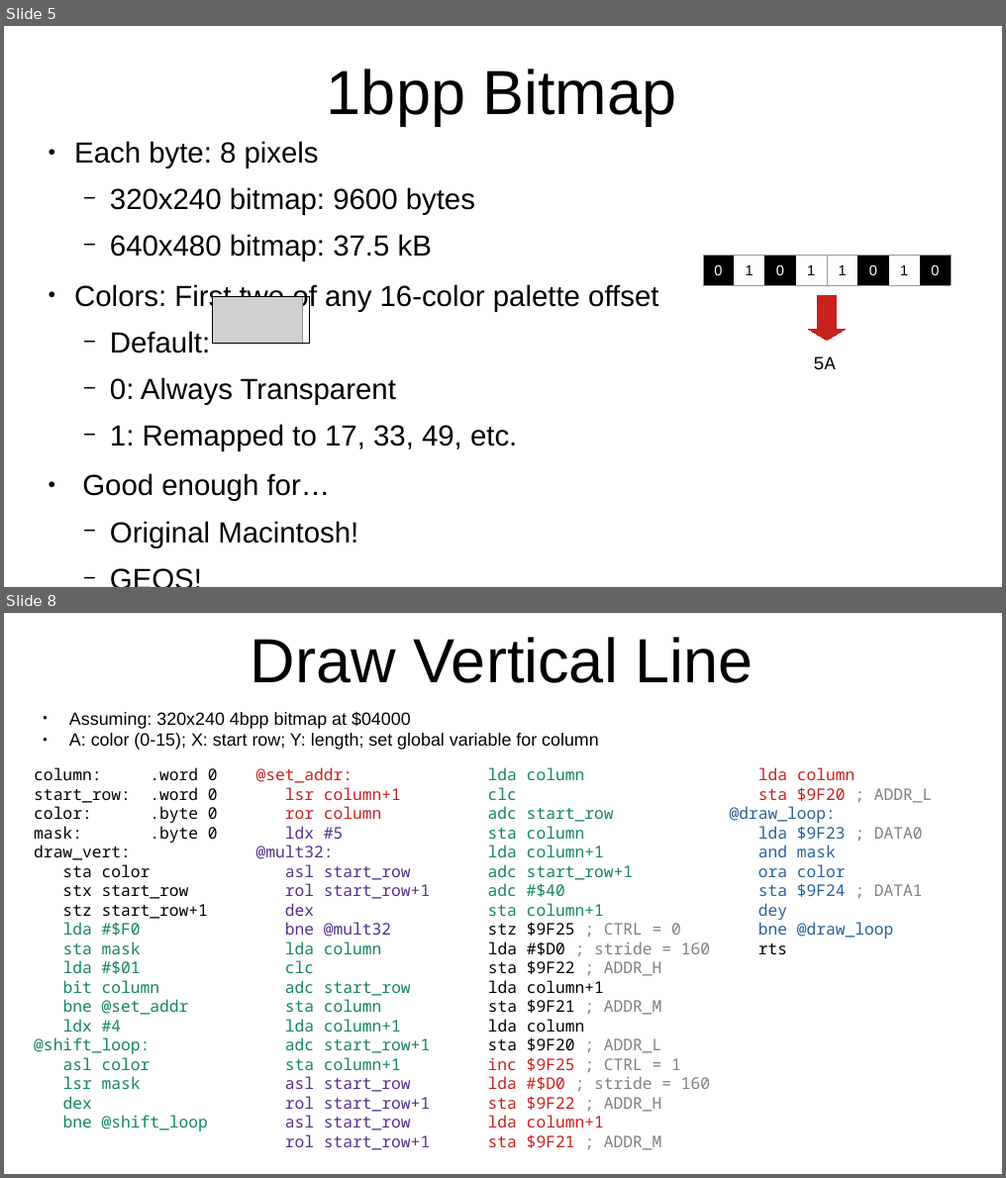
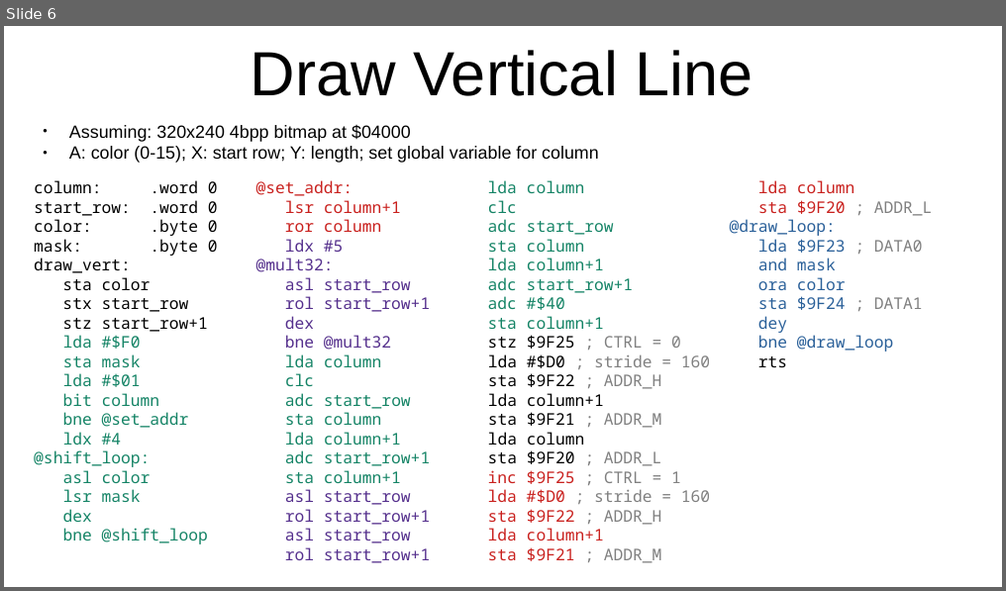
Before and after one commit to SlithyMatt/x16-assembly-tutorial, a slide deck: Lesson16/Lesson16.odp. Shown one above the other, each under a label of ours: slides 5 and 8 before the commit, slide 6 after it; the slides between them are not shown. The pictures are 1006x1178 and 1006x591 pixels, drawn with LibreOffice and Linux fonts; fonts in the diff are those of the drawing; grey boxes stand for pictures. Boxes give left, top, right and bottom in pixels: in the first picture for what was removed or moved away, otherwise in the second. Text is boxed around its words. In the diff, an @@ line names an element or a change of style, - is before the commit and + after.

```diff
--- a/Lesson16/Lesson16.odp
+++ b/Lesson16/Lesson16.odp
@@ slide 5 removed at box(4, 26, 1002, 587), background #FFFFFF @@
@@ title removed at box(327, 69, 677, 125) @@
-1bpp Bitmap
@@ text removed at box(74, 141, 658, 548) @@
-● Each byte: 8 pixels
-  − 320x240 bitmap: 9600 bytes
-  − 640x480 bitmap: 37.5 kB
-● Colors: First two of any 16-color palette offset
-  − Default:
-  − 0: Always Transparent
-  − 1: Remapped to 17, 33, 49, etc.
-● Good enough for…
-  − Original Macintosh!
-  − GEOS!
@@ table removed at box(703, 255, 948, 285), 1 rows, 8 columns @@
-0 | 1 | 0 | 1 | 1 | 0 | 1 | 0
@@ picture removed at box(212, 297, 302, 344) @@
@@ rectangle removed at box(212, 297, 310, 344) @@
@@ down arrow removed at box(808, 295, 846, 341) @@
@@ text removed at box(813, 357, 836, 370) @@
-5A
@@ what was slide 8 is now slide 6 @@
```
Also in this commit, not shown: 1 slide changed, 5 slides added, 6 other slides removed.
